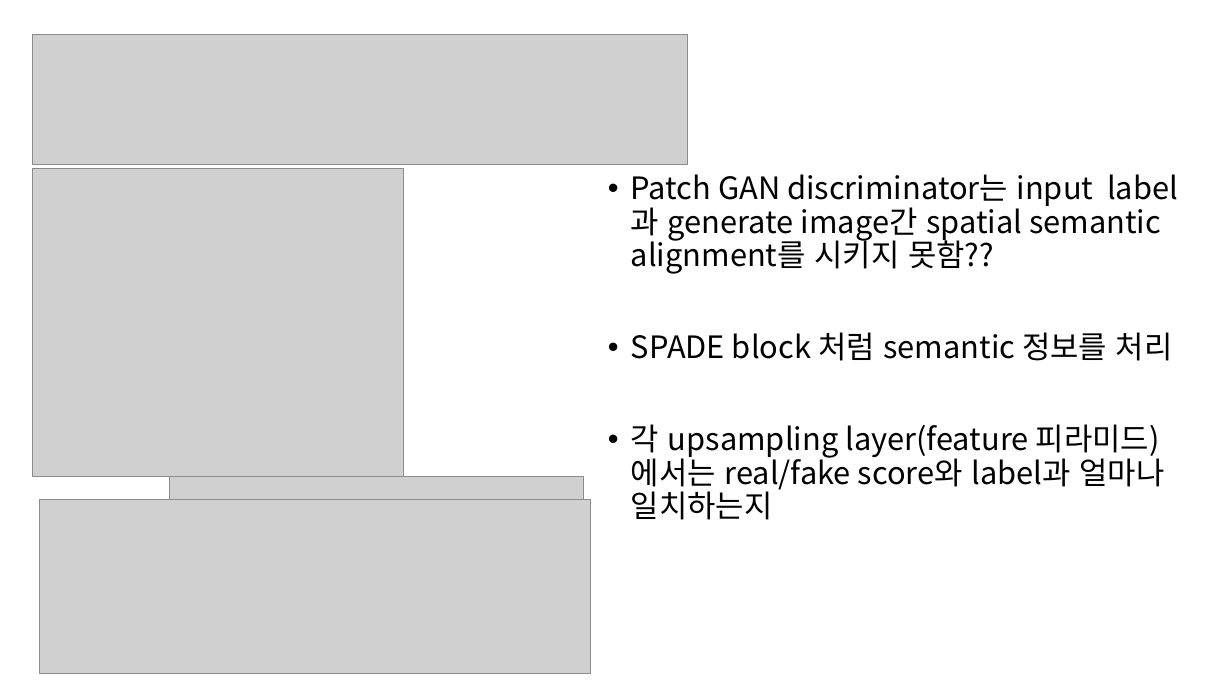
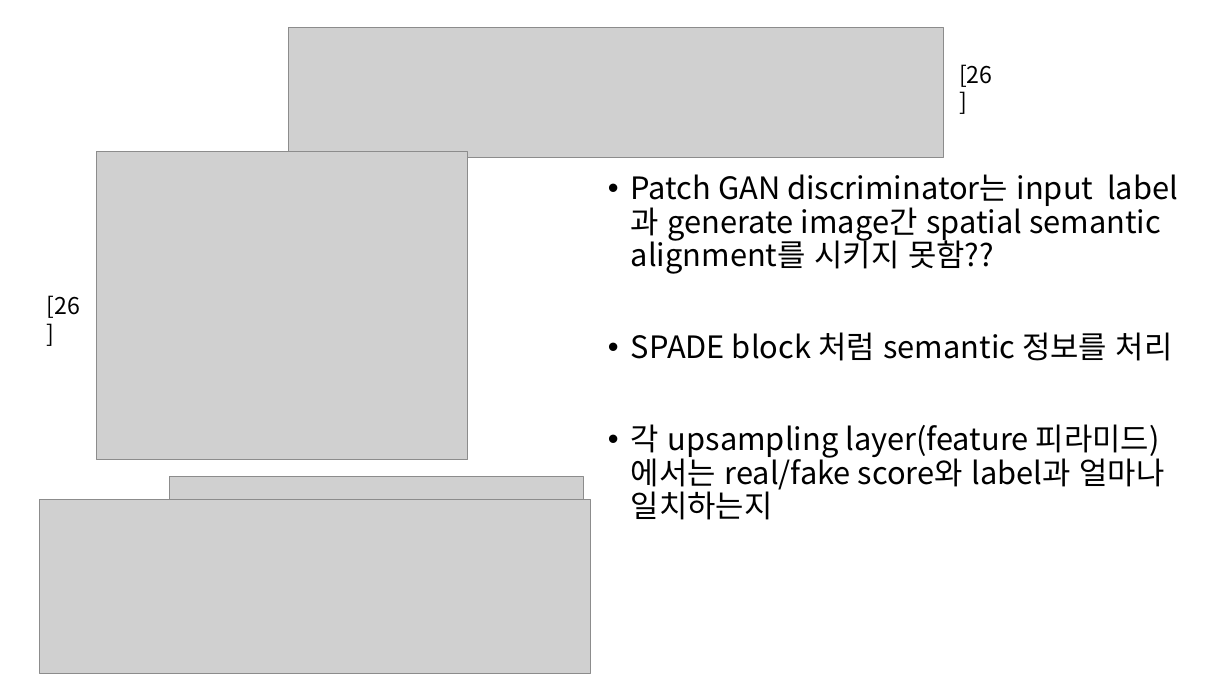
Before and after one commit to bbangsik13/paper-review, a slide deck: slide 8 of GAN/SESAME.pptx. Drawn at 1232x693 pixels with LibreOffice and Linux fonts; fonts in the diff are those of the drawing; grey boxes stand for pictures. Boxes give left, top, right and bottom in pixels: in the first picture for what was removed or moved away, otherwise in the second. Text is boxed around its words. In the diff, an @@ line names an element or a change of style, - is before the commit and + after.

```diff
--- a/GAN/SESAME.pptx
+++ b/GAN/SESAME.pptx
@@ picture: place and size @@
-picture at [32, 34, 687, 165]
+picture at [288, 28, 943, 158]
@@ text added at [959, 64, 992, 87], 18 pt, text #000000 @@
+[26]
@@ picture: place and size @@
-picture at [32, 169, 404, 477]
+picture at [96, 152, 468, 459]
@@ text added at [47, 295, 80, 318], 18 pt, text #000000 @@
+[26]
```
Also in this commit, not shown: 6 other slides changed, 5 slides added, 1 slide removed.
